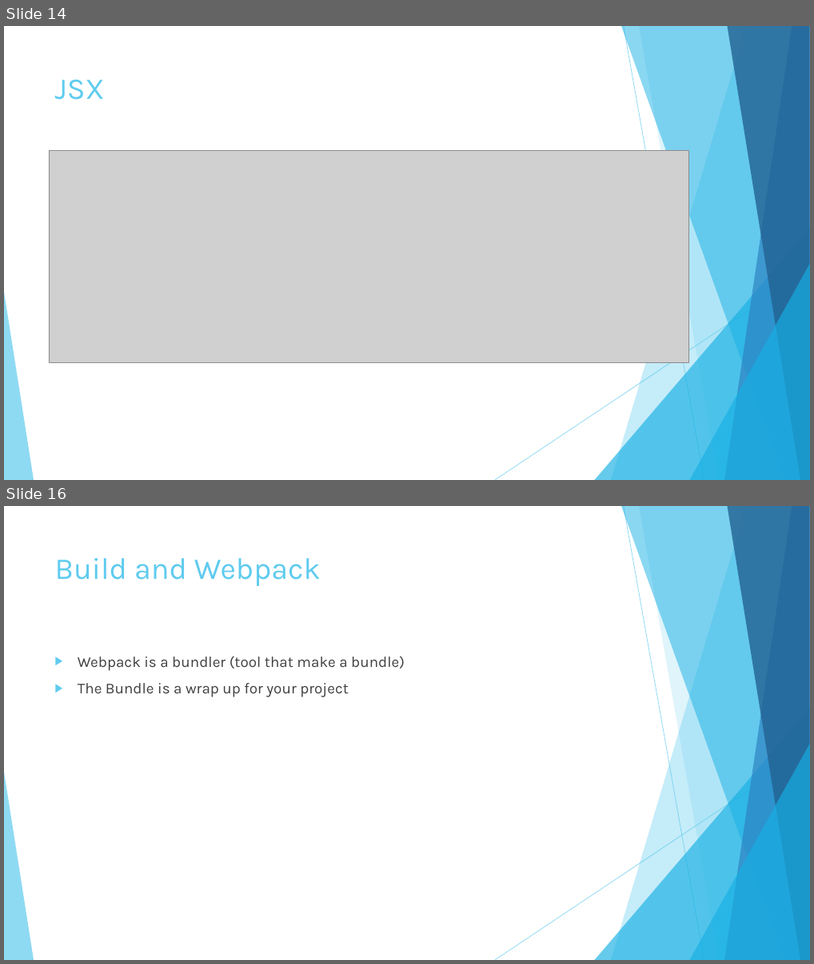
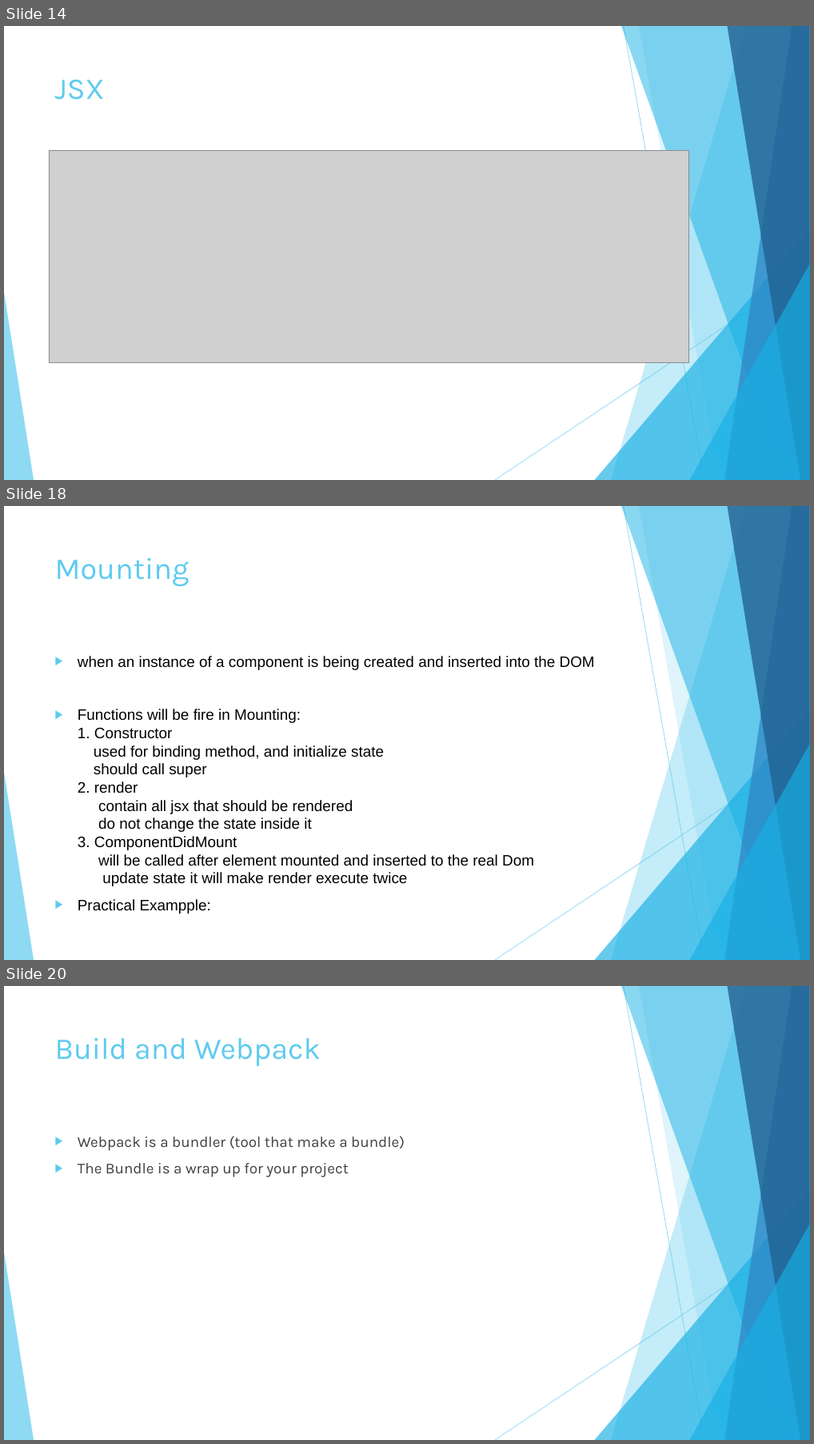
Before and after one commit to suhayb93/ReactCourseTraining, a slide deck: Presentation1.pptx. Shown one above the other, each under a label of ours: slides 14 and 16 before the commit, slides 14, 18 and 20 after it; the slides between them are not shown. The pictures are 814x964 and 814x1444 pixels, drawn with LibreOffice and Linux fonts; fonts in the diff are those of the drawing; grey boxes stand for pictures. Boxes give left, top, right and bottom in pixels: in the first picture for what was removed or moved away, otherwise in the second. Text is boxed around its words. In the diff, an @@ line names an element or a change of style, - is before the commit and + after.

```diff
--- a/Presentation1.pptx
+++ b/Presentation1.pptx
@@ slide 18 added at [4, 506, 810, 960], background #FFFFFF; not listed: 10 template elements that a slide beside it also shows @@
@@ title added at [55, 558, 190, 587], 36 pt, text #5FCBEF @@
+Mounting
@@ text added at [78, 656, 595, 913], 18 pt, text #000000 @@
+▶ when an instance of a component is being created and inserted into the DOM
+▶ Functions will be fire in Mounting:
+  1. Constructor
+  used for binding method, and initialize state
+  should call super
+  2. render
+  contain all jsx that should be rendered
+  do not change the state inside it
+  3. ComponentDidMount
+  will be called after element mounted and inserted to the real Dom
+  update state it will make render execute twice
+▶ Practical Exampple:
@@ what was slide 16 is now slide 20 @@
```
Also in this commit, not shown: 2 slides changed, 3 other slides added, 26 other files.
